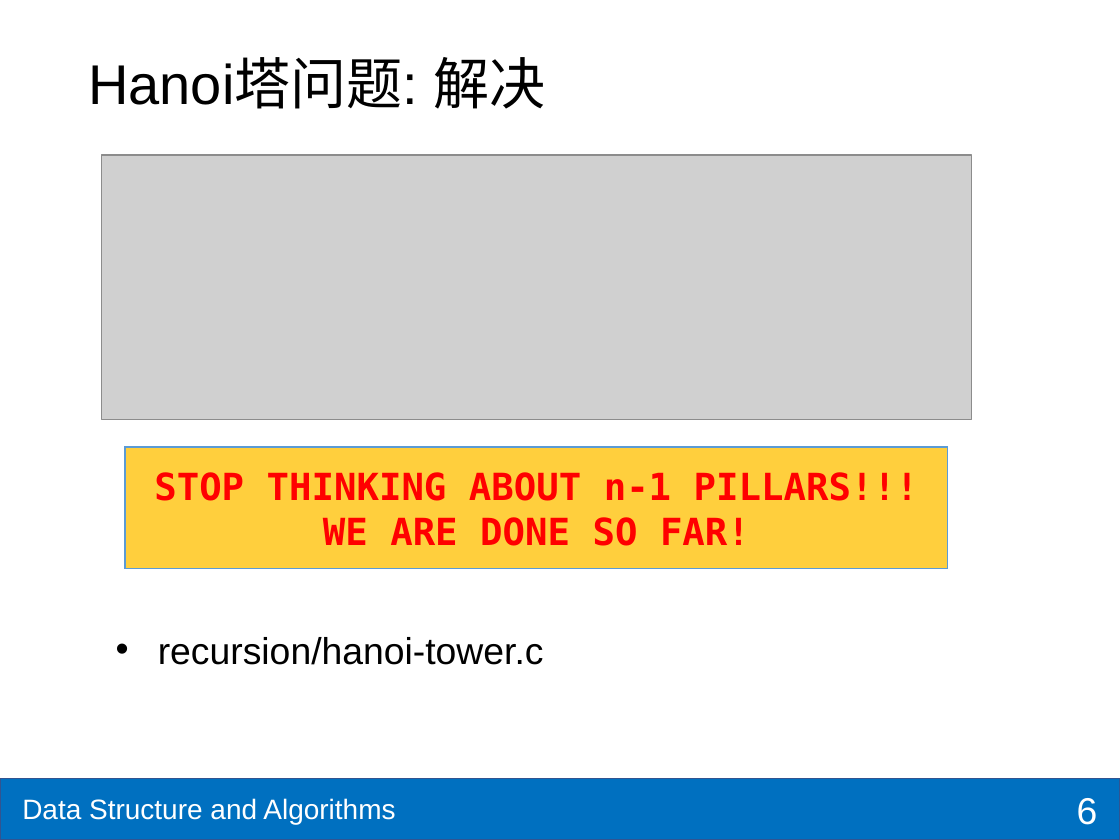
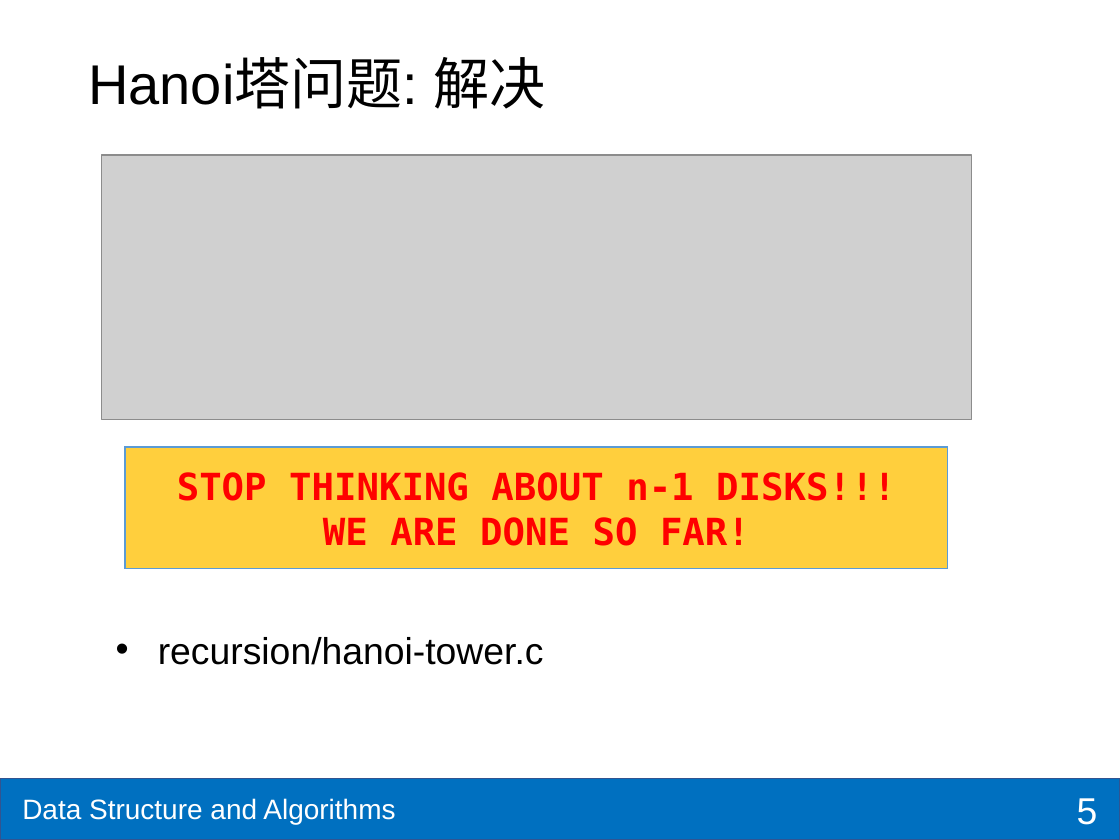
Before and after one commit to shzaiz/dx-public, a slide deck: slide 5 of notes/notes/ds-algo/ch3-recursive.pptx (slide 6 before the commit). Drawn at 1120x840 pixels with LibreOffice and Linux fonts; fonts in the diff are those of the drawing; grey boxes stand for pictures. Boxes give left, top, right and bottom in pixels: in the first picture for what was removed or moved away, otherwise in the second. Text is boxed around its words. In the diff, an @@ line names an element or a change of style, - is before the commit and + after.

```diff
--- a/notes/notes/ds-algo/ch3-recursive.pptx
+++ b/notes/notes/ds-algo/ch3-recursive.pptx
@@ text in rectangle at <box>177,472,896,501</box>: text changed @@
-STOP THINKING ABOUT n-1 PILLARS!!!
+STOP THINKING ABOUT n-1 DISKS!!!
@@ page number at <box>1077,798,1098,825</box>: text changed @@
-6
+5
```
Also in this commit, not shown: 4 other slides changed, 11 slides added, 16 other files.
